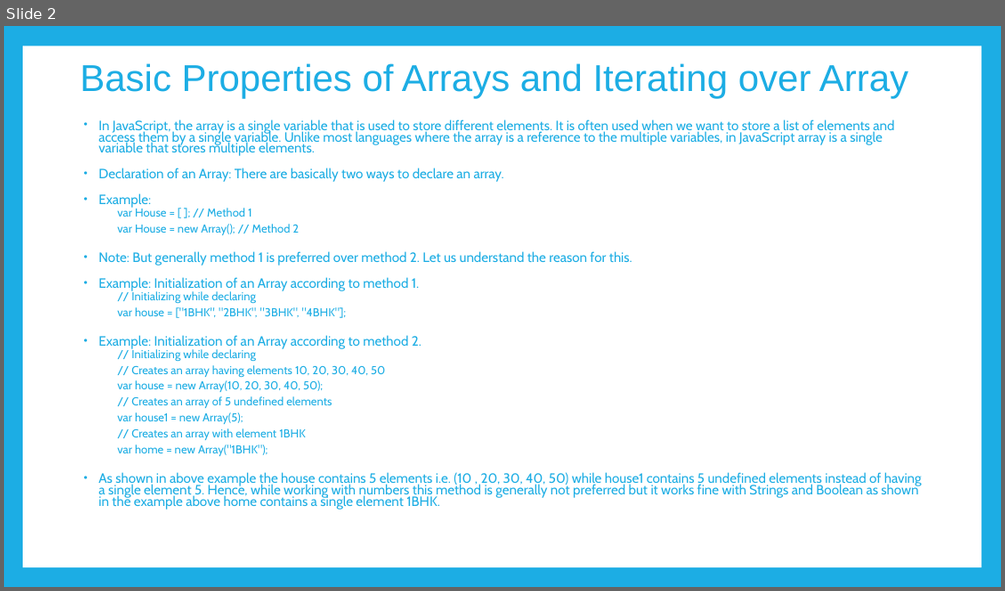
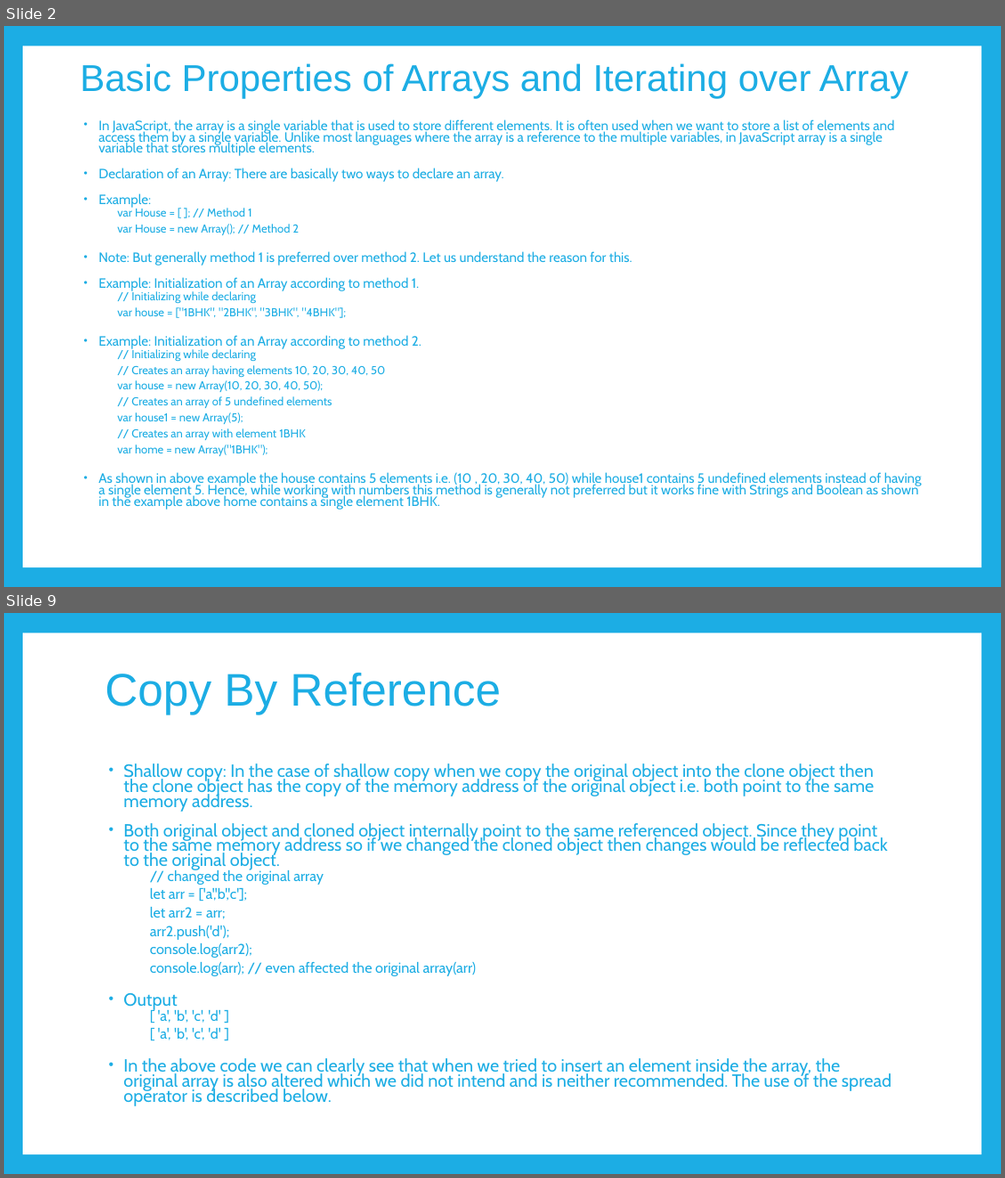
Before and after one commit to PramodJana/JavaScript, a slide deck: GFG JS Course Curriculam/Articles/005 Arrays.pptx. Shown one above the other, each under a label of ours: slide 2 before the commit, slides 2 and 9 after it; the slides between them are not shown. The pictures are 1005x591 and 1005x1178 pixels, drawn with LibreOffice and Linux fonts; fonts in the diff are those of the drawing. Boxes give left, top, right and bottom in pixels: in the first picture for what was removed or moved away, otherwise in the second. Text is boxed around its words. In the diff, an @@ line names an element or a change of style, - is before the commit and + after.

```diff
--- a/GFG JS Course Curriculam/Articles/005 Arrays.pptx
+++ b/GFG JS Course Curriculam/Articles/005 Arrays.pptx
@@ slide 9 added at [4, 613, 1001, 1174], background #1CADE4; not listed: 1 template element that a slide beside it also shows @@
@@ title added at [105, 673, 501, 714], 44 pt, text #1CADE4 @@
+Copy By Reference
@@ text added at [123, 763, 891, 1106], 17.1 pt, text #1CADE4 @@
+• Shallow copy: In the case of shallow copy when we copy the original object into the clone object then the clone object has the copy of the memory address of the original object i.e. both point to the same memory address.
+• Both original object and cloned object internally point to the same referenced object. Since they point to the same memory address so if we changed the cloned object then changes would be reflected back to the original object.
+    // changed the original array
+    let arr = ['a','b','c'];
+    let arr2 = arr;
+    arr2.push('d');
+    console.log(arr2);
+    console.log(arr); // even affected the original array(arr)
+• Output
+    [ 'a', 'b', 'c', 'd' ]
+    [ 'a', 'b', 'c', 'd' ]
+• In the above code we can clearly see that when we tried to insert an element inside the array, the original array is also altered which we did not intend and is neither recommended. The use of the spread operator is described below.
```
Also in this commit, not shown: 1 slide changed, 36 other slides added, 18 slides removed, 7 other files.
